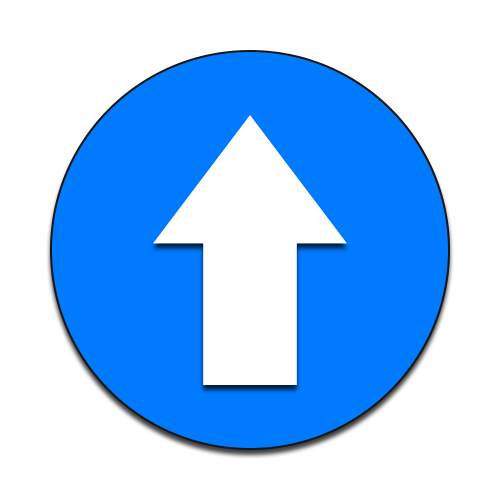
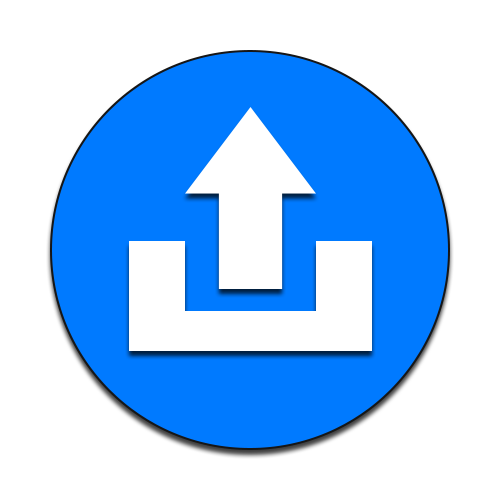
Layered file, before and after one edit (500×500). Changes by layer:
painted on "Shape 1" over (153, 107, 347, 385)
added layer "Rectangle 1" above "Ellipse 1" over (129, 241, 372, 351)
